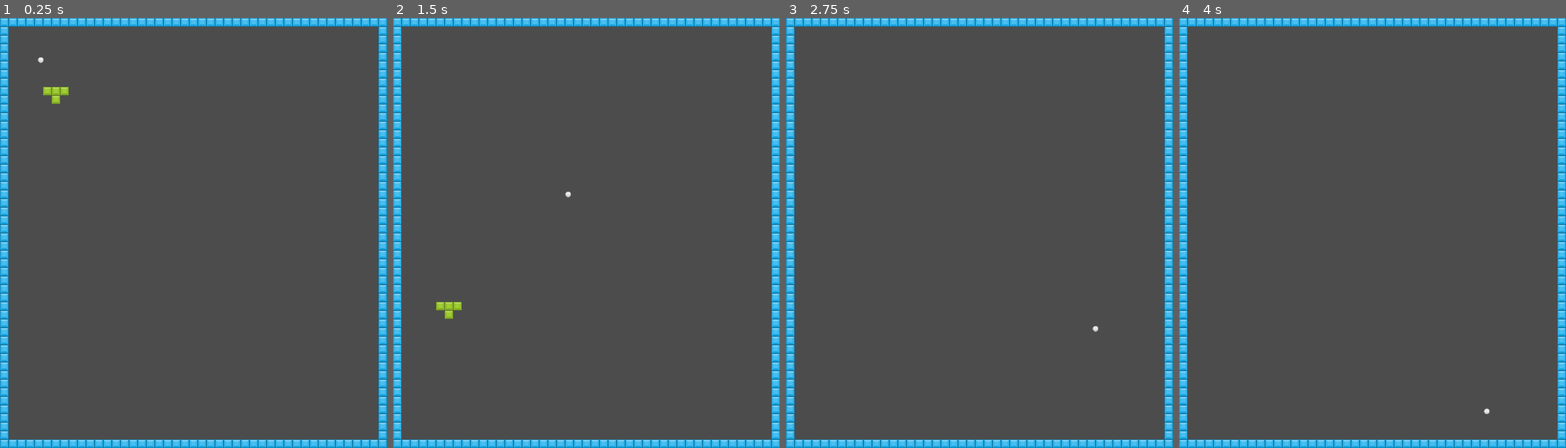
Above: before the commit, frames 1-4 (left to right).
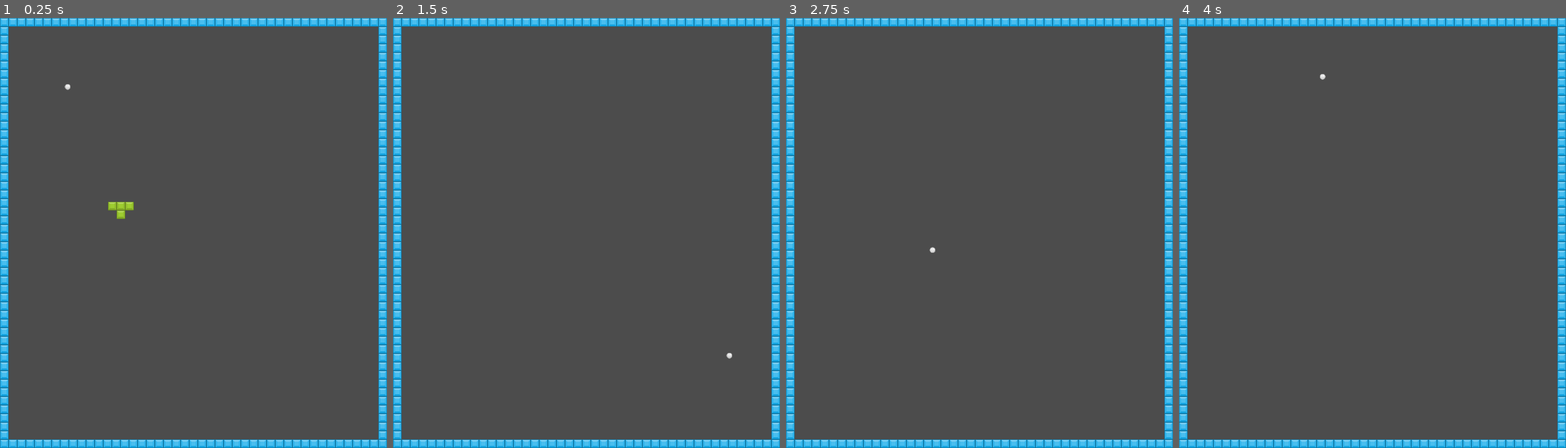
Above: after the commit, the same moments.

Repository: damiengo/ggo2018
Game: Godot game, scene res://game/main.tscn
Same seed, same stepped clock (60 frames per second), same inputs: the game is played once before the commit and once after it.
Inputs:
- Up to frame 1 (0.25 s): no input
- Up to frame 2 (1.5 s): no input
- Up to frame 3 (2.75 s): no input
- Up to frame 4 (4 s): no input

The runs differ from the first frame. In frame 1, 0.4% of the frame differs, in the area x 9-35%, y 9-47%; in frame 2, 0.2%; in frame 3, less than 0.1%; in frame 4, less than 0.1%.

Commit message:
block moving

Diff:
--- a/ball/ball.gd
+++ b/ball/ball.gd
@@ -2,7 +2,7 @@
 
 # Example: https://www.youtube.com/watch?v=4CLvL05Av6g
 
-var speed = 400
+var speed = 800
 var velocity = Vector2(0,0)
 
 func _ready():
@@ -11,7 +11,6 @@
 
 func _physics_process(delta):
 	var motion = delta * velocity * speed
-
 	var collision = move_and_collide(motion)
 	if collision:
 		velocity = velocity.bounce(collision.normal)
--- a/blocks/t.tscn
+++ b/blocks/t.tscn
@@ -2,7 +2,12 @@
 
 [ext_resource path="res://tiles/bricks.tres" type="TileSet" id=1]
 
-[node name="Node2D" type="Node2D" index="0"]
+[node name="t" type="KinematicBody2D" index="0"]
+
+input_pickable = false
+collision_layer = 1
+collision_mask = 1
+collision/safe_margin = 0.08
 
 [node name="TileMap" type="TileMap" parent="." index="0"]
 
@@ -24,3 +29,8 @@
 format = 1
 tile_data = PoolIntArray( 0, 1, 0, 1, 1, 0, 2, 1, 0, 65537, 1, 0 )
 _sections_unfolded = [ "Cell" ]
+
+[node name="CollisionPolygon2D" type="CollisionPolygon2D" parent="." index="1"]
+
+build_mode = 0
+polygon = PoolVector2Array( 100, 0, 100, 30, 60, 30, 60, 60, 30, 60, 30, 30, 10, 30, 10, 30, 10, 0 )
--- a/game/main.gd
+++ b/game/main.gd
@@ -1,3 +1,4 @@
+tool
 extends Node
 
 var _block_size = 32
@@ -6,16 +7,22 @@
 	preload("res://blocks/t.tscn")
 ]
 
+var _block_velocity = Vector2(0,0)
+
 var _falling_blocks = []
 
 func _ready():
+	_block_velocity.x = 1
+	_block_velocity.y = 1
 	var block_resource = _block_types[0]
 	var block = block_resource.instance()
 	block.position = Vector2(_block_size * 5, _block_size * 3)
 	add_child(block)
 	_falling_blocks.append(block)
+	print(block.position)
 
-func _process(delta):
+func _physics_process(delta):
 	var speed = 20
 	for falling_block in _falling_blocks:
-		falling_block.move_local_y(_block_size*delta*speed)
+		#falling_block.move_local_y(_block_size*delta*speed)
+		falling_block.move_and_collide(_block_velocity*delta*speed) # a sortir dans un script du block?
--- a/tiles/tiles.tscn
+++ b/tiles/tiles.tscn
@@ -12,7 +12,7 @@
 custom_solver_bias = 0.0
 extents = Vector2( 16, 16 )
 
-[node name="Node" type="Node" index="0"]
+[node name="Node" type="Node"]
 
 [node name="blue" type="Sprite" parent="." index="0"]
 
